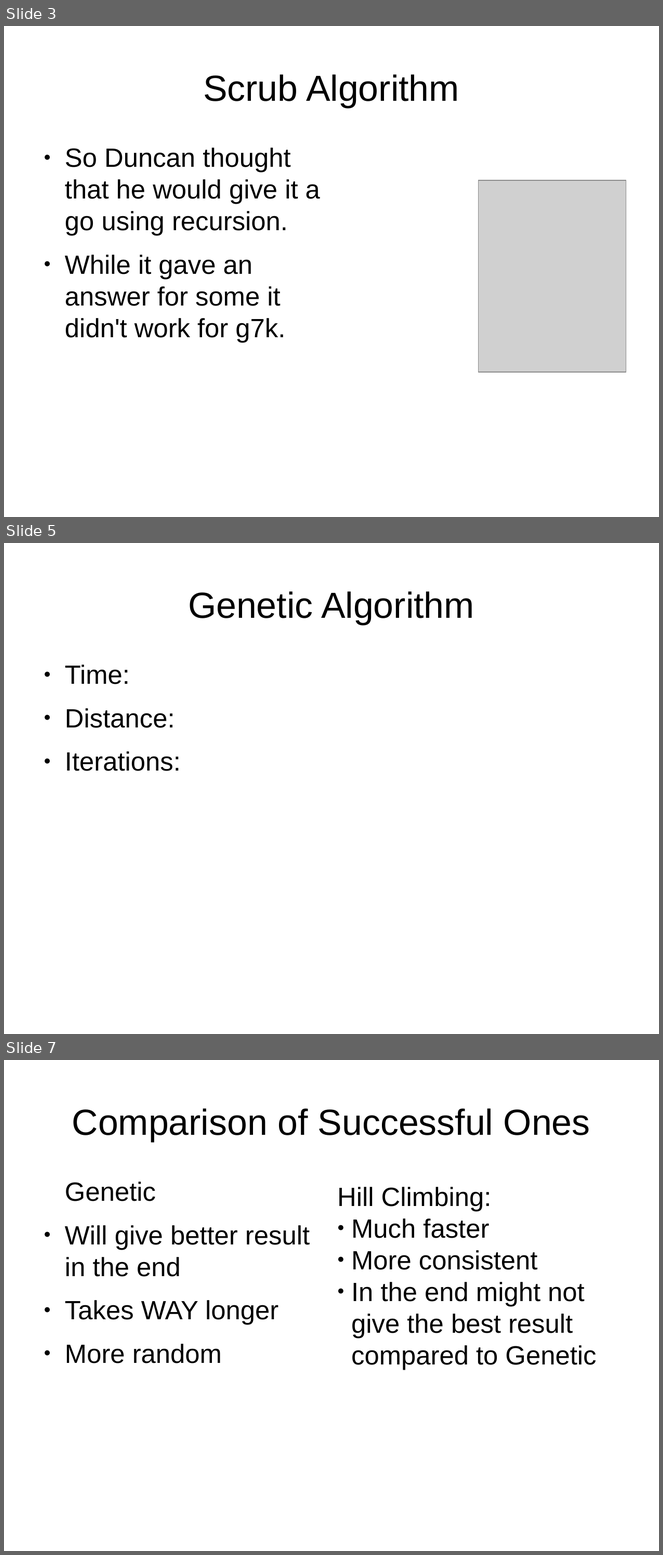
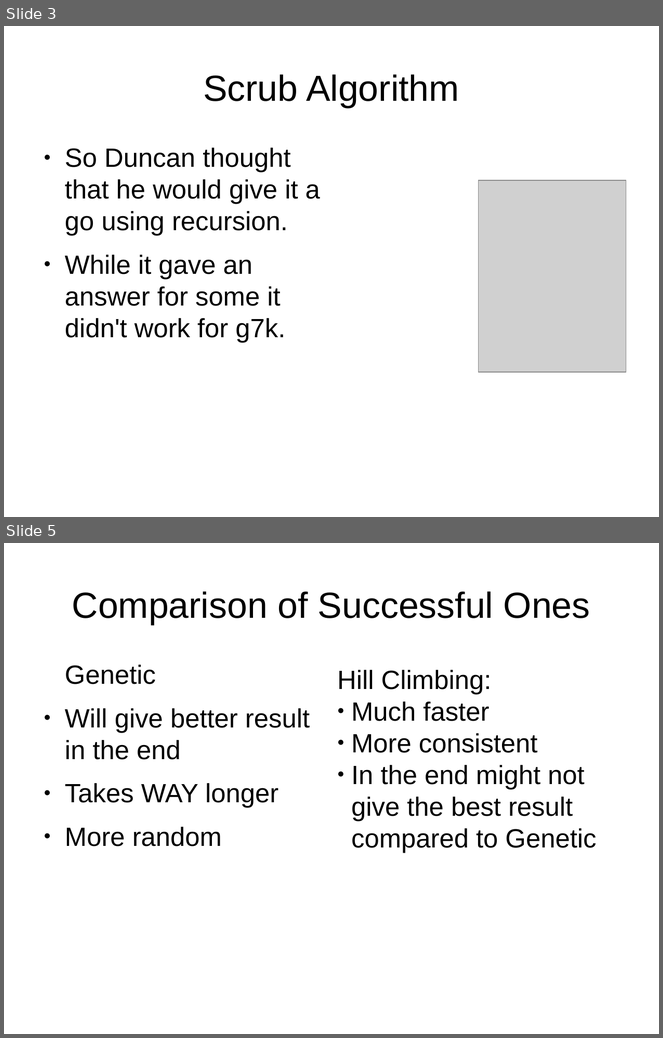
Before and after one commit to 2090140L/Glasgow-TSP-Challenge, a slide deck: presentation.odp. Shown one above the other, each under a label of ours: slides 3, 5 and 7 before the commit, slides 3 and 5 after it; the slides between them are not shown. The pictures are 663x1555 and 663x1038 pixels, drawn with LibreOffice and Linux fonts; fonts in the diff are those of the drawing; grey boxes stand for pictures. Boxes give left, top, right and bottom in pixels: in the first picture for what was removed or moved away, otherwise in the second. Text is boxed around its words. In the diff, an @@ line names an element or a change of style, - is before the commit and + after.

```diff
--- a/presentation.odp
+++ b/presentation.odp
@@ slide 5 removed at (4, 543, 659, 1034), background #FFFFFF @@
@@ title removed at (188, 591, 475, 625) @@
-Genetic Algorithm
@@ text removed at (65, 665, 181, 771) @@
-● Time:
-● Distance:
-● Iterations:
@@ what was slide 7 is now slide 5 @@
```
Also in this commit, not shown: 1 slide changed, 2 slides added, 2 other slides removed.
